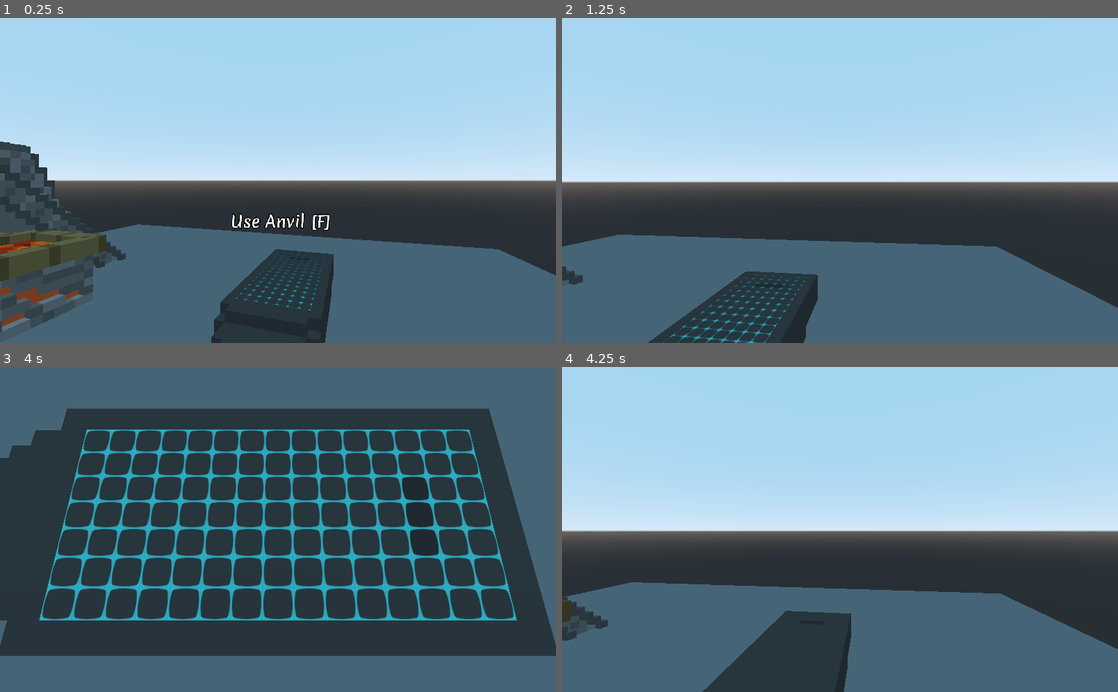
Above: before the commit, frames 1-4 (two rows, left to right).
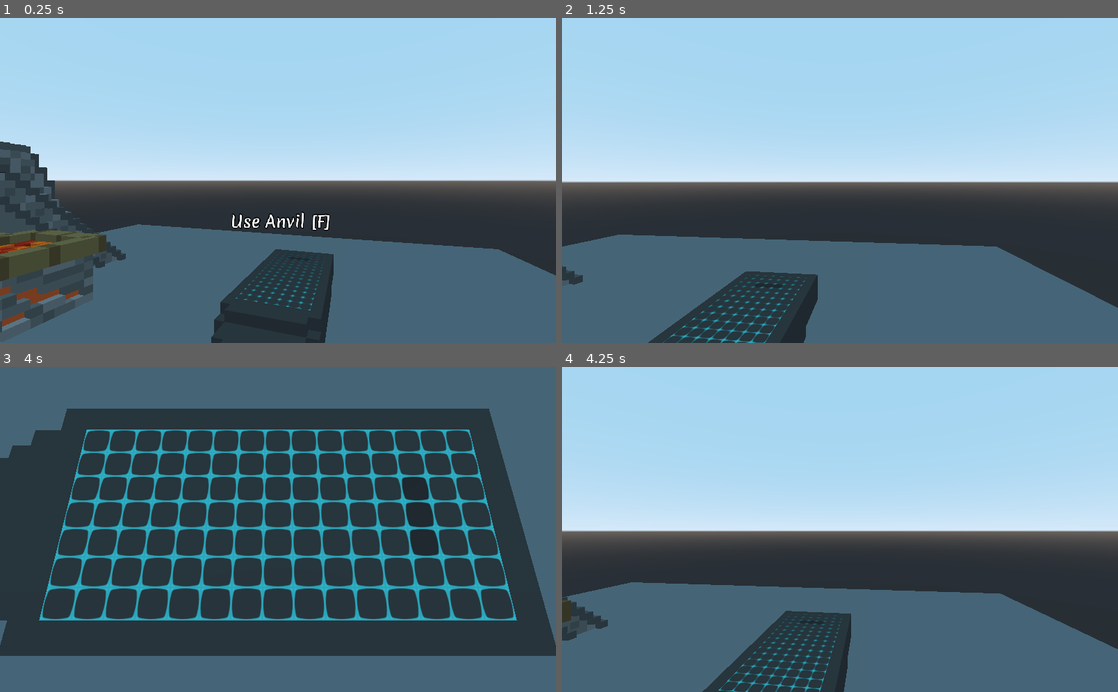
Above: after the commit, the same moments.

Repository: iubaldo/Voxelsmith
Game: Godot game, scene res://Scenes/WorkshopScene.tscn
Same seed, same stepped clock (60 frames per second), same inputs: the game is played once before the commit and once after it.
Inputs (mouse positions are in pixels of both pictures, inside the frame that each line leads up to):
- Up to frame 1 (0.25 s): no input
- Up to frame 2 (1.25 s): tap Enter at 0.5 s; move the mouse to (867, 180) at 0.52 s; hold W (moveForward) from 0.53 s (still down); hold Alt (freeMouse) from 0.53 s (still down)
- Up to frame 3 (4 s): move the mouse to (166, 545) at 1.27 s; release W (moveForward) at 1.28 s; release Alt (freeMouse) at 1.28 s; hold S (moveBack) 1.28-2.03 s; tap F (interact) at 1.35, 2.85 s; tap Space at 2, 3.5 s; move the mouse to (333, 458) at 2.02 s; hold D (moveRight) 2.03-2.78 s; hold Alt (freeMouse) 2.03-2.78 s; tap Enter at 2.75 s; move the mouse to (250, 594) at 2.77 s; hold W (moveForward) 2.78-3.53 s; move the mouse to (444, 578) at 3.52 s; hold A (moveLeft) from 3.53 s (still down); hold Alt (freeMouse) from 3.53 s (still down)
- Up to frame 4 (4.25 s): keep holding A (moveLeft); keep holding Alt (freeMouse); tap Escape (ui_cancel) at 4.15 s

Frames 1-3 are identical in both runs. In frame 4, 0.6% of the frame differs, in the area x 28-51%, y 76-100%.
Error after the commit: Invalid set index 'visible' (on base: 'null instance') with value of type 'bool'. (res://Scripts/WorkshopAnvil.gd:39)

Commit message:
more groundwork for implementing smithing

Diff:
--- /dev/null
+++ b/Scenes/Smithing/Ingot.tscn
@@ -0,0 +1,6 @@
+[gd_scene load_steps=2 format=2]
+
+[ext_resource path="res://Scripts/Smithing/Ingot.gd" type="Script" id=1]
+
+[node name="Ingot" type="Spatial"]
+script = ExtResource( 1 )
--- a/Scenes/Smithing/Voxels/Subvoxel.tscn
+++ b/Scenes/Smithing/Voxels/Subvoxel.tscn
@@ -1,9 +1,11 @@
-[gd_scene load_steps=6 format=2]
+[gd_scene load_steps=7 format=2]
 
 [ext_resource path="res://Materials/Voxel/VoxelOutlineMat.tres" type="Material" id=1]
 [ext_resource path="res://Materials/Voxel/VoxelMat.tres" type="Material" id=2]
+[ext_resource path="res://Scripts/Smithing/Voxels/Subvoxel.gd" type="Script" id=3]
 
 [sub_resource type="CubeMesh" id=1]
+resource_local_to_scene = true
 material = ExtResource( 2 )
 size = Vector3( 1, 1, 1 )
 
@@ -14,17 +16,23 @@
 size = Vector3( 1, 1, 1 )
 
 [node name="Subvoxel" type="Spatial"]
+script = ExtResource( 3 )
 
-[node name="VoxelMesh" type="MeshInstance" parent="."]
+[node name="SubvoxelMesh" type="MeshInstance" parent="."]
 mesh = SubResource( 1 )
 material/0 = null
 
-[node name="Area" type="Area" parent="VoxelMesh"]
+[node name="SubvoxelHitbox" type="Area" parent="SubvoxelMesh"]
+collision_layer = 16
+collision_mask = 0
 
-[node name="CollisionShape" type="CollisionShape" parent="VoxelMesh/Area"]
+[node name="CollisionShape" type="CollisionShape" parent="SubvoxelMesh/SubvoxelHitbox"]
 shape = SubResource( 2 )
 
 [node name="OutlineMesh" type="MeshInstance" parent="."]
 visible = false
 mesh = SubResource( 3 )
 material/0 = ExtResource( 1 )
+
+[connection signal="mouse_entered" from="SubvoxelMesh/SubvoxelHitbox" to="." method="_on_SubvoxelHitbox_mouse_entered"]
+[connection signal="mouse_exited" from="SubvoxelMesh/SubvoxelHitbox" to="." method="_on_SubvoxelHitbox_mouse_exited"]
--- a/Scenes/Smithing/Voxels/Voxel.tscn
+++ b/Scenes/Smithing/Voxels/Voxel.tscn
@@ -1,14 +1,19 @@
-[gd_scene load_steps=4 format=2]
+[gd_scene load_steps=6 format=2]
 
 [ext_resource path="res://Scenes/Smithing/Voxels/Subvoxel.tscn" type="PackedScene" id=1]
 [ext_resource path="res://Materials/Voxel/SelectionMat.tres" type="Material" id=2]
+[ext_resource path="res://Scripts/Smithing/Voxels/Voxel.gd" type="Script" id=3]
 
 [sub_resource type="CubeMesh" id=1]
 material = ExtResource( 2 )
 size = Vector3( 1, 1, 1 )
 
+[sub_resource type="BoxShape" id=2]
+extents = Vector3( 0.5, 0.5, 0.5 )
+
 [node name="Voxel" type="Spatial"]
 transform = Transform( 0.1, 0, 0, 0, 0.1, 0, 0, 0, 0.1, 0, 0, 0 )
+script = ExtResource( 3 )
 
 [node name="OutlineMesh" type="MeshInstance" parent="."]
 transform = Transform( 1.001, 0, 0, 0, 1.001, 0, 0, 0, 1.001, 0, 0, 0 )
@@ -477,3 +482,13 @@
 
 [node name="Subvoxel4" parent="Subvoxels/Layer4/Row4" instance=ExtResource( 1 )]
 transform = Transform( 1, 0, 0, 0, 1, 0, 0, 0, 1, 2, -2, -2 )
+
+[node name="VoxelHitbox" type="Area" parent="."]
+collision_layer = 8
+collision_mask = 0
+
+[node name="CollisionShape" type="CollisionShape" parent="VoxelHitbox"]
+shape = SubResource( 2 )
+
+[connection signal="mouse_entered" from="VoxelHitbox" to="." method="_on_VoxelHitbox_mouse_entered"]
+[connection signal="mouse_exited" from="VoxelHitbox" to="." method="_on_VoxelHitbox_mouse_exited"]
--- a/Scenes/WorkshopAnvil.tscn
+++ b/Scenes/WorkshopAnvil.tscn
@@ -57,5 +57,5 @@
 billboard = 1
 texture = SubResource( 3 )
 
-[node name="TransparentGrid" parent="." instance=ExtResource( 6 )]
+[node name="AnvilGrid" parent="." instance=ExtResource( 6 )]
 transform = Transform( -1.70474e-09, 0.039, -4.37114e-08, 0, -1.70474e-09, -1, -0.039, -1.70474e-09, 1.91069e-15, 0.25, 1.901, 0.05 )
--- a/Scripts/PlayerController.gd
+++ b/Scripts/PlayerController.gd
@@ -1,6 +1,7 @@
 extends KinematicBody
 
 # This script handles player controls and interactions such as movement
+# note: does not govern controls for workstations
 
 onready var playerCamera = $CameraPivot/Camera
 onready var interactRaycast = $InteractRayCast
@@ -56,7 +57,7 @@
 		activeWorkstation.onDeactive()
 		activeWorkstation = null
 		playerCamera.current = true
-pass
+	pass
 
 
 func handleMoveInput() -> Vector3:
--- /dev/null
+++ b/Scripts/Smithing/Ingot.gd
@@ -0,0 +1,5 @@
+extends Node
+class_name Ingot
+# an item that can be used to begin smithing or add voxels to an existing smithingGrid
+
+export onready var forgingMat: ForgingMaterial
--- a/Scripts/Smithing/Materials/ForgingMaterial.gd
+++ b/Scripts/Smithing/Materials/ForgingMaterial.gd
@@ -6,7 +6,9 @@
 var matName: String
 
 # these attributes can change during smithing
-var heat: int = 0 # the material's current heat level
+var timesReheated: int = 0 # how many times the material has been reheated in a forge during smithing (heat treatment does not apply)
+var maxReheats: int = 5 # how many times the material may be reheated until quality starts dropping
+var quality: int = 100 # the overall quality of smithing
 var hardness: int # range (1, 100), determines max sharpness
 var density: int # range (1, 100), determines hammer strength required to shape
 var weight: int # range (1, 100), determines final product's weight by (final weight = # of subvoxels * 0.04 * weight * density)
@@ -20,12 +22,18 @@
 		toughness = material.toughness
 	pass
 
+
 func alloy(mat1: MaterialType, mat2: MaterialType, mat3: MaterialType = null) -> void:
 	if mat3 == null:
 		# two material alloy
-		matName = MaterialType.materialTypes.keys()[mat1.matType] + MaterialType.materialTypes.keys()[mat2.matType]
+		matName = (MaterialType.materialTypes.keys()[mat1.matType] + "-" + \
+		MaterialType.materialTypes.keys()[mat2.matType] + " Alloy")
 		pass
 	else:
 		# three material alloy
+		matName = (MaterialType.materialTypes.keys()[mat1.matType] + "-" + \
+		MaterialType.materialTypes.keys()[mat2.matType] + "-" + \
+		MaterialType.materialTypes.keys()[mat3.matType] + " Alloy")
+
 		pass
 	pass
--- a/Scripts/Smithing/Materials/Vallum.gd
+++ b/Scripts/Smithing/Materials/Vallum.gd
@@ -23,3 +23,5 @@
 	density = 50 # range (1, 100), determines hammer strength required to shape
 	weight = 50 # range (1, 100), determines final product's weight by (final weight = # of subvoxels * 0.04 * weight * density)
 	toughness = 50 # range (1, 100), determines final product's durability
+
+	pass
--- a/Scripts/Smithing/PatternGrid.gd
+++ b/Scripts/Smithing/PatternGrid.gd
@@ -1,12 +1,10 @@
 extends Node
+class_name PatternGrid
+# contains the pattern of voxels to be filled in by an accompanying smithingGrid
+
+var gridMatrix = []
 
 
-# Declare member variables here. Examples:
-# var a = 2
-# var b = "text"
-
-
-# Called when the node enters the scene tree for the first time.
 func _ready():
 	pass # Replace with function body.
 
--- a/Scripts/Smithing/SmithingGrid.gd
+++ b/Scripts/Smithing/SmithingGrid.gd
@@ -1,18 +1,21 @@
 extends Node
-# contains the voxels that make up a piece of worked metal
-# note: can be carried as an item (ex. for reheating in the forge)
+class_name SmithingGrid
+# contains the physical voxels that make up a piece of worked metal
+# note: should be able to be carried as an item (ex. for reheating in the forge)
 
 export onready var forgingMat: ForgingMaterial # what kind of material the grid is using
+
+var completed: bool = false # whether or not the grid's pattern has been completed
+var voxelPool: int = 0 # how many voxels are available to be added
 
 var gridMatrix = []
 var gridBounds = Rect2(0, 0, 28, 14)
 
 # Called when the node enters the scene tree for the first time.
 func _ready():
-
 	pass
 
-func addIngot() -> void:
+func addIngot() -> void: # for adding a full ingot to a new grid
 	pass
 
 func addVoxel() -> void:
--- a/Scripts/Smithing/Voxels/Subvoxel.gd
+++ b/Scripts/Smithing/Voxels/Subvoxel.gd
@@ -1,16 +1,19 @@
 extends Node
+class_name Subvoxel
+# note: subvoxels should inherit their material from their parent voxel
 
+onready var outlineMesh = $OutlineMesh
 
-# Declare member variables here. Examples:
-# var a = 2
-# var b = "text"
+var parent: Voxel
 
-
-# Called when the node enters the scene tree for the first time.
-func _ready():
-	pass # Replace with function body.
-
-
-# Called every frame. 'delta' is the elapsed time since the previous frame.
-#func _process(delta):
-#	pass
+# note: these should only call when subvoxelMode is true and anvil is active
+func _on_SubvoxelHitbox_mouse_entered():
+	if WorkshopAnvil.subvoxelMode && WorkshopAnvil.isActive:
+		WorkshopAnvil.selectedSubvoxel = self
+		outlineMesh.visible = true
+	pass
+func _on_SubvoxelHitbox_mouse_exited():
+	if WorkshopAnvil.subvoxelMode && WorkshopAnvil.isActive:
+		WorkshopAnvil.selectedSubvoxel = self
+		outlineMesh.visible = false
+	pass
--- a/Scripts/Smithing/Voxels/Voxel.gd
+++ b/Scripts/Smithing/Voxels/Voxel.gd
@@ -3,7 +3,10 @@
 
 export (Resource) var forgingMat
 
-var subvoxelMatrix = []
+onready var outlineMesh = $OutlineMesh
+
+var subvoxelMatrix = [] # 3D matrix of subvoxels
+var heat: int = 0 # the voxel's current heat value
 
 # Called when the node enters the scene tree for the first time.
 func _ready():
@@ -16,12 +19,38 @@
 			subvoxelMatrix[x][y].resize(5)	# z-dimension
 			for z in 5:
 				subvoxelMatrix[x][y][z] = find_node("Layer" + x).find_node("Row" + y).find_node("Subvoxel" + z)
-				pass
-			pass
-		pass
+				subvoxelMatrix[x][y][z].parent = self
 	pass
 
 
 func _process(delta):
+	pass
 
+
+# note: subvoxels can only be removed, not added
+func removeSubvoxel(var x: int, var y: int, var z: int) -> void:
+	subvoxelMatrix[x][y][z].queue_free()
+	subvoxelMatrix[x][y][z] = null
 	pass
+
+
+func compareVoxel(var other: Voxel) -> bool:
+	for x in 5:
+		for y in 5:
+			for z in 5:
+				if (subvoxelMatrix[x][y][z] == null && other.subvoxelMatrix[x][y][z] != null) \
+					|| (subvoxelMatrix[x][y][z] != null && other.subvoxelMatrix[x][y][z] == null):
+					return false
+	return true
+
+# note: these should only call if subvoxelMode = false and anvil is active
+func _on_VoxelHitbox_mouse_entered():
+	if !WorkshopAnvil.subvoxelMode && WorkshopAnvil.isActive:
+		WorkshopAnvil.selectedVoxel = self
+		outlineMesh.visible = true
+	pass
+func _on_VoxelHitbox_mouse_exited():
+	if !WorkshopAnvil.subvoxelMode:
+		WorkshopAnvil.selectedVoxel = null
+		outlineMesh.visible = false
+	pass
--- a/Scripts/WorkshopAnvil.gd
+++ b/Scripts/WorkshopAnvil.gd
@@ -3,43 +3,73 @@
 # if interacted with, switch to this camera
 # smithing code here
 
-onready var voxel = preload("res://Scenes/Smithing/Voxels/Voxel.tscn")
+# notes:
+# to check if a pattern has been fulilled, compare matrices for patternGrid and smithingGrid
+#	need to make a voxel comparison function
+
+onready var voxelTemplate = preload("res://Scenes/Smithing/Voxels/Voxel.tscn")
 onready var anvilGrid = $TransparentGrid
-onready var smithingGrid = preload("res://Scenes/Smithing/SmithingGrid.tscn")
+onready var smithingGridTemplate = preload("res://Scenes/Smithing/SmithingGrid.tscn")
+onready var patternGridTemplate = preload("res://Scenes/Smithing/PatternGrid.tscn")
+
+var smithingGrid: SmithingGrid # the currently active smithingGrid, if any
+var patternGrid: PatternGrid # the currently active patternGrid, if any
+
+var stepSize: float # constant for converting to a normalized coordinate system for voxels
 
 # smithing variables
-var maxStrikePower = 500
-var strikePower = 0
-var strikePowerIncreaseRate = 100
+var subvoxelMode: bool = false # whether or not to target subvoxels
+var selectedVoxel: Voxel = null
+var selectedSubvoxel: Subvoxel = null
 
-var voxelPool = 0
+var maxStrikePower: int = 500
+var strikePower: int = 0
+var strikePowerIncreaseRate: int = 100
 
-var mousecastLength = 50
+var voxelsRemaining: int = 0 # how many unfilled voxels in the pattern (note: a voxel counts as "filled" only if subvoxels also match pattern)
+
+var mousecastLength: int = 50
 
 func _ready():
 	label3D = $Label3D
 	workstationCamera = $Camera
+	pass
 
 func _process(delta):
 	label3D.visible = true if (isSelected && !isActive) else false
+	pass
+
+func _input(event):
+	pass
+
 
 func onActive() -> void:
 	workstationCamera.current = true
 	anvilGrid.visible = true
 	Input.set_mouse_mode(Input.MOUSE_MODE_VISIBLE)
 
+
 func onDeactive() -> void:
 	anvilGrid.visible = false
 	Input.set_mouse_mode(Input.MOUSE_MODE_CAPTURED)
 	pass
 
+
 # smithing functions
 
-# make this take an ingot item as an arugment later
-func addIngot(var matType: MaterialType) -> void:
-	if voxelPool == 0:
-		# create ingot
+func addIngot(var ingot: Ingot) -> void:
+	if smithingGrid != null && ingot.matType == smithingGrid.matType:
+		if smithingGrid.voxelPool == 0:
+			smithingGrid.addIngot()
+		else:
+			smithingGrid.voxelPool += 10
+	else:
+		# create new smithingGrid using the ingot's materialType
 		pass
-	else:
-		voxelPool += 25
 	pass
+
+
+# compares active smithingGrid to active patternGrid
+# should also update voxels remaining
+func checkSmithingCompletion() -> void:
+	pass
--- a/Scripts/WorkshopForge.gd
+++ b/Scripts/WorkshopForge.gd
@@ -6,6 +6,7 @@
 func _ready():
 	label3D = $Label3D
 	workstationCamera = $Camera
+	pass
 
 func _process(delta):
 	label3D.visible = true if (isSelected && !isActive) else false
--- a/Scripts/WorkshopScene.gd
+++ b/Scripts/WorkshopScene.gd
@@ -4,6 +4,7 @@
 
 func _ready():
 	Input.set_mouse_mode(Input.MOUSE_MODE_CAPTURED)
+	pass
 
 func _input(event):
 	if event.is_action_pressed("freeMouse") && player.activeWorkstation == null:
--- a/project.godot
+++ b/project.godot
@@ -15,9 +15,29 @@
 "path": "res://Scripts/Smithing/Materials/ForgingMaterial.gd"
 }, {
 "base": "Node",
+"class": "Ingot",
+"language": "GDScript",
+"path": "res://Scripts/Smithing/Ingot.gd"
+}, {
+"base": "Node",
 "class": "Interactable",
 "language": "GDScript",
 "path": "res://Scripts/Interactable.gd"
+}, {
+"base": "Node",
+"class": "PatternGrid",
+"language": "GDScript",
+"path": "res://Scripts/Smithing/PatternGrid.gd"
+}, {
+"base": "Node",
+"class": "SmithingGrid",
+"language": "GDScript",
+"path": "res://Scripts/Smithing/SmithingGrid.gd"
+}, {
+"base": "Node",
+"class": "Subvoxel",
+"language": "GDScript",
+"path": "res://Scripts/Smithing/Voxels/Subvoxel.gd"
 }, {
 "base": "Spatial",
 "class": "Voxel",
@@ -26,7 +46,11 @@
 } ]
 _global_script_class_icons={
 "ForgingMaterial": "",
+"Ingot": "",
 "Interactable": "",
+"PatternGrid": "",
+"SmithingGrid": "",
+"Subvoxel": "",
 "Voxel": ""
 }
 
@@ -39,6 +63,7 @@
 [autoload]
 
 MaterialType="*res://Scripts/Smithing/Materials/MaterialType.gd"
+WorkshopAnvil="*res://Scripts/WorkshopAnvil.gd"
 
 [global]
 
@@ -82,6 +107,8 @@
 3d_physics/layer_1="Player"
 3d_physics/layer_2="Environment"
 3d_physics/layer_3="Interactable"
+3d_physics/layer_4="Voxel"
+3d_physics/layer_5="Subvoxel"
 
 [physics]
 
